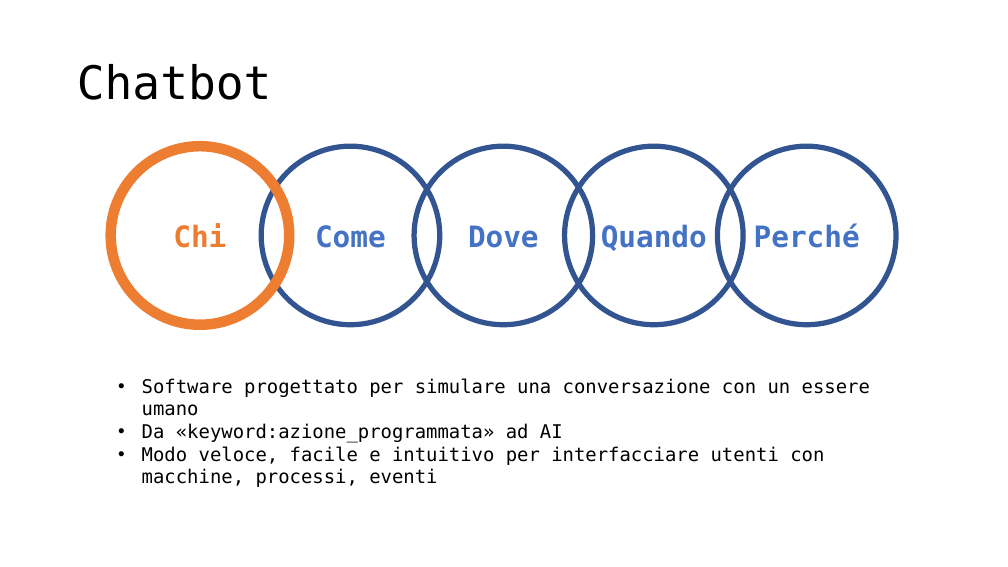
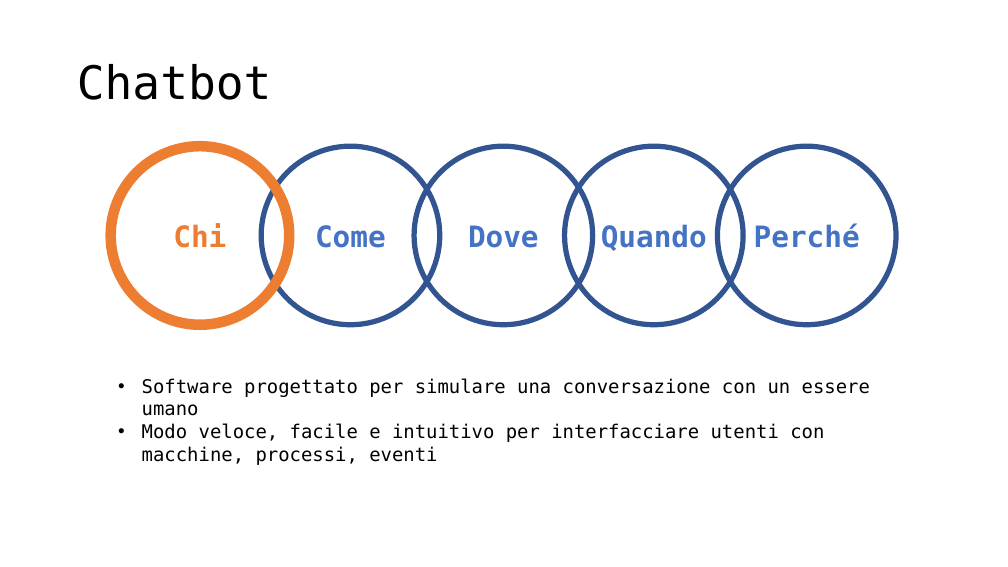
Before and after one commit to IprelProgetti/ImolaProgramma2019, a slide deck: slide 5 of Presentazione/presentazione_corni_chatbot.pptx. Drawn at 1008x567 pixels with LibreOffice and Linux fonts; fonts in the diff are those of the drawing. Boxes give left, top, right and bottom in pixels: in the first picture for what was removed or moved away, otherwise in the second. Text is boxed around its words. In the diff, an @@ line names an element or a change of style, - is before the commit and + after.

```diff
--- a/Presentazione/presentazione_corni_chatbot.pptx
+++ b/Presentazione/presentazione_corni_chatbot.pptx
@@ text at bbox=[142, 423, 563, 443]: paragraph removed @@
-• Da «keyword:azione_programmata» ad AI
```
Also in this commit, not shown: 2 other slides changed, 1 other file.
